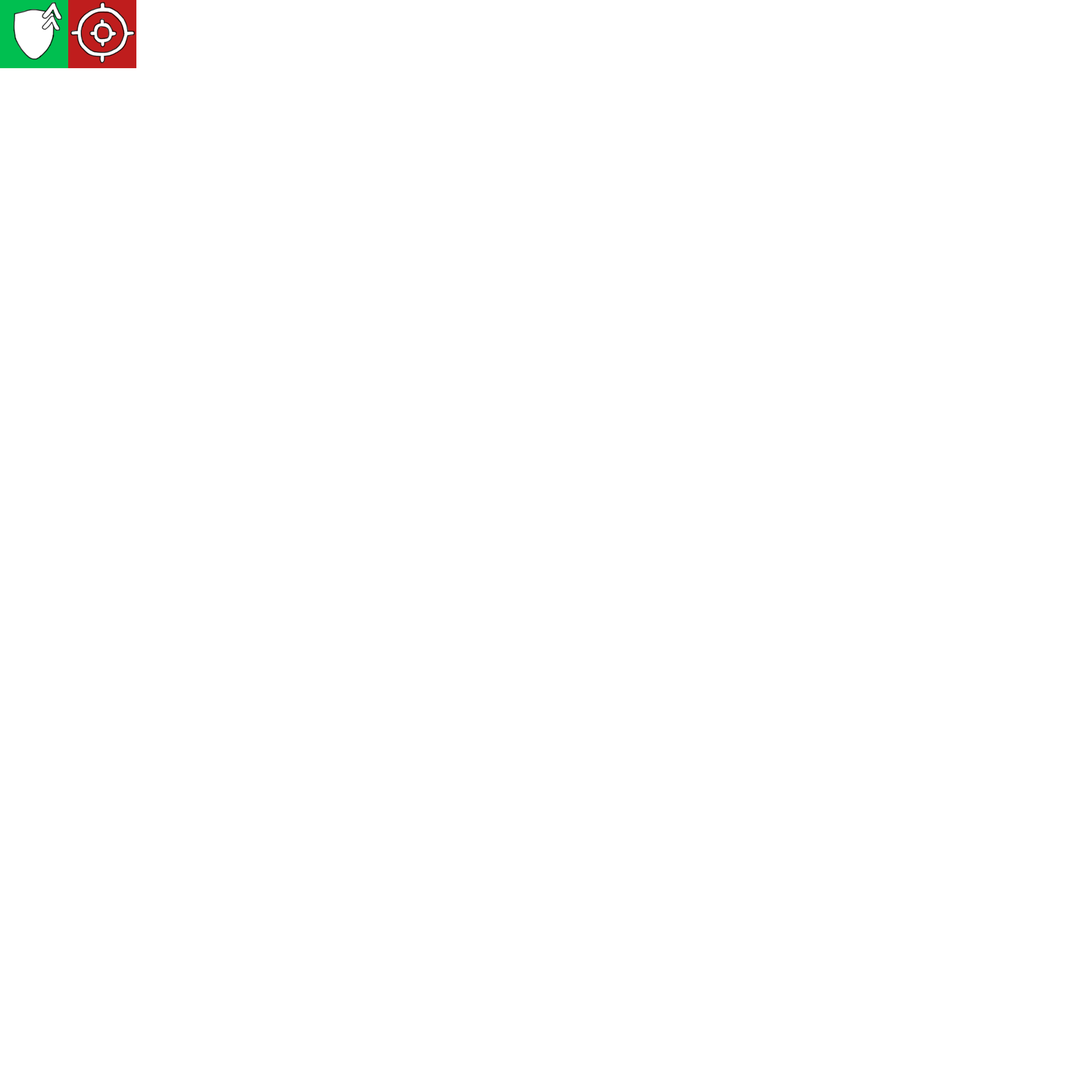
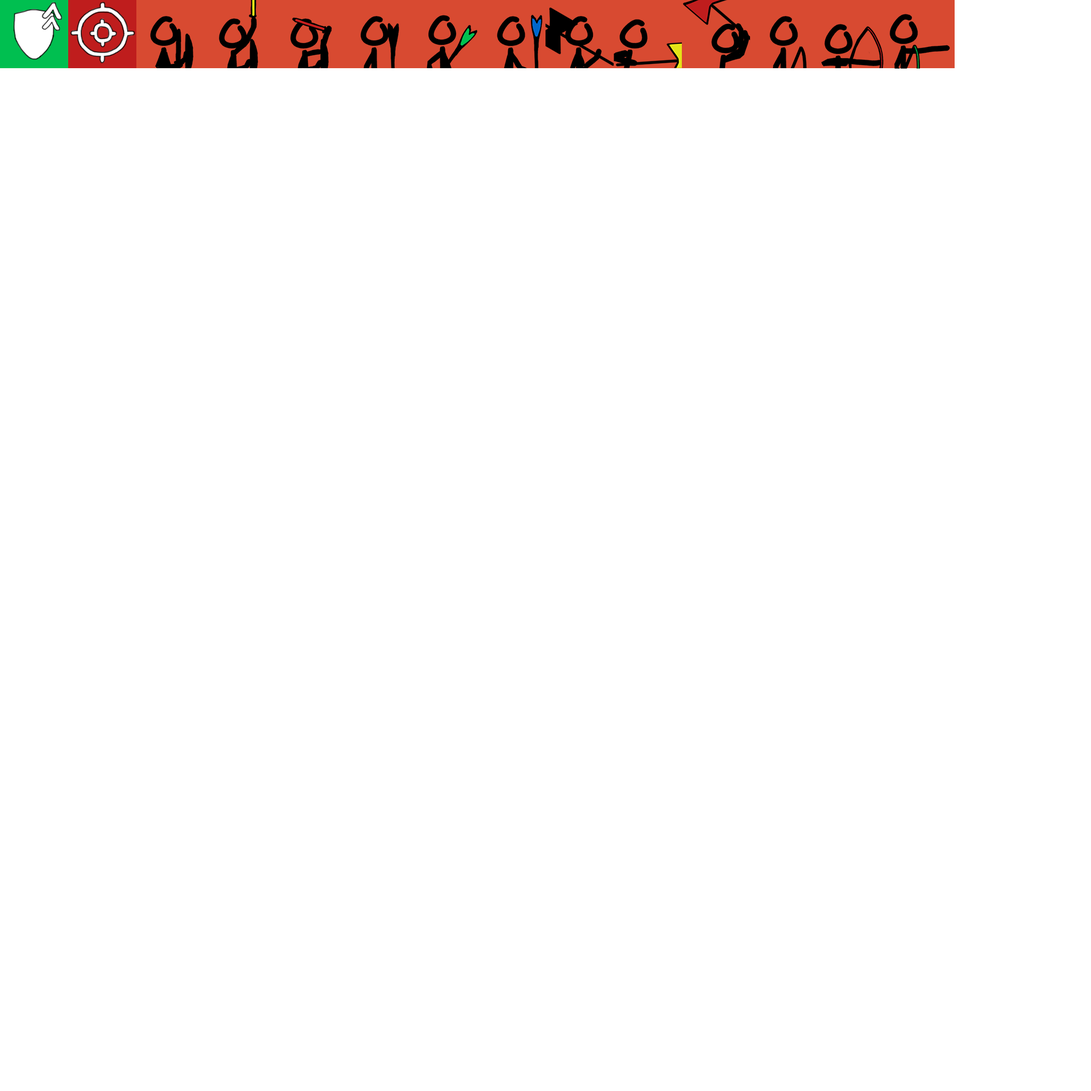
Before/after of a 1091 x 1091 layered artwork. What changed in the layer stack:
added group "ArcherLongbow" with 2 layers above "ArcherFerocious" over (886, 0, 956, 69)
added layer "Layer 36" in group "ArcherLongbow" over (886, 0, 956, 69)
added group "ArcherFerocious" with 2 layers above "Archer" over (818, 0, 887, 69)
added layer "Layer 35" in group "ArcherFerocious" over (818, 0, 887, 69)
added group "Archer" with 2 layers above "BerserkerBloodseeker" over (750, 0, 819, 69)
added layer "Layer 34" in group "Archer" over (750, 0, 819, 69)
added group "BerserkerBloodseeker" with 2 layers above "BerserkerWarbringer" over (682, 0, 751, 69)
added layer "Layer 33" in group "BerserkerBloodseeker" over (682, 0, 751, 69)
added group "BerserkerWarbringer" with 2 layers above "Berserker" over (613, 0, 683, 69)
added layer "Layer 32" in group "BerserkerWarbringer" over (613, 0, 683, 69)
added group "Berserker" with 2 layers above "AlchemistShaman" over (545, 0, 614, 69)
added layer "Layer 31" in group "Berserker" over (545, 0, 614, 69)
added group "AlchemistShaman" with 2 layers above "AlchemistSeer" over (477, 0, 546, 69)
added layer "Layer 30" in group "AlchemistShaman" over (477, 0, 546, 69)
added group "AlchemistSeer" with 2 layers above "Seer" over (409, 0, 478, 69)
added layer "Layer 29" in group "AlchemistSeer" over (409, 0, 478, 69)
added group "Seer" with 2 layers above "ShieldbearerOnslaught" over (341, 0, 410, 69)
added layer "Layer 28" in group "Seer" over (341, 0, 410, 69)
added group "ShieldbearerOnslaught" with 2 layers above "ShieldbearerLeader" over (272, 0, 342, 69)
added layer "Layer 27" in group "ShieldbearerOnslaught" over (272, 0, 342, 69)
added group "ShieldbearerLeader" with 2 layers above "Shieldbearer" over (204, 0, 273, 69)
added layer "Layer 26" in group "ShieldbearerLeader" over (204, 0, 273, 69)
added group "Shieldbearer" with 2 layers above "HunterMarks" over (136, 0, 205, 69)
…and 13 more changes (13 added)
